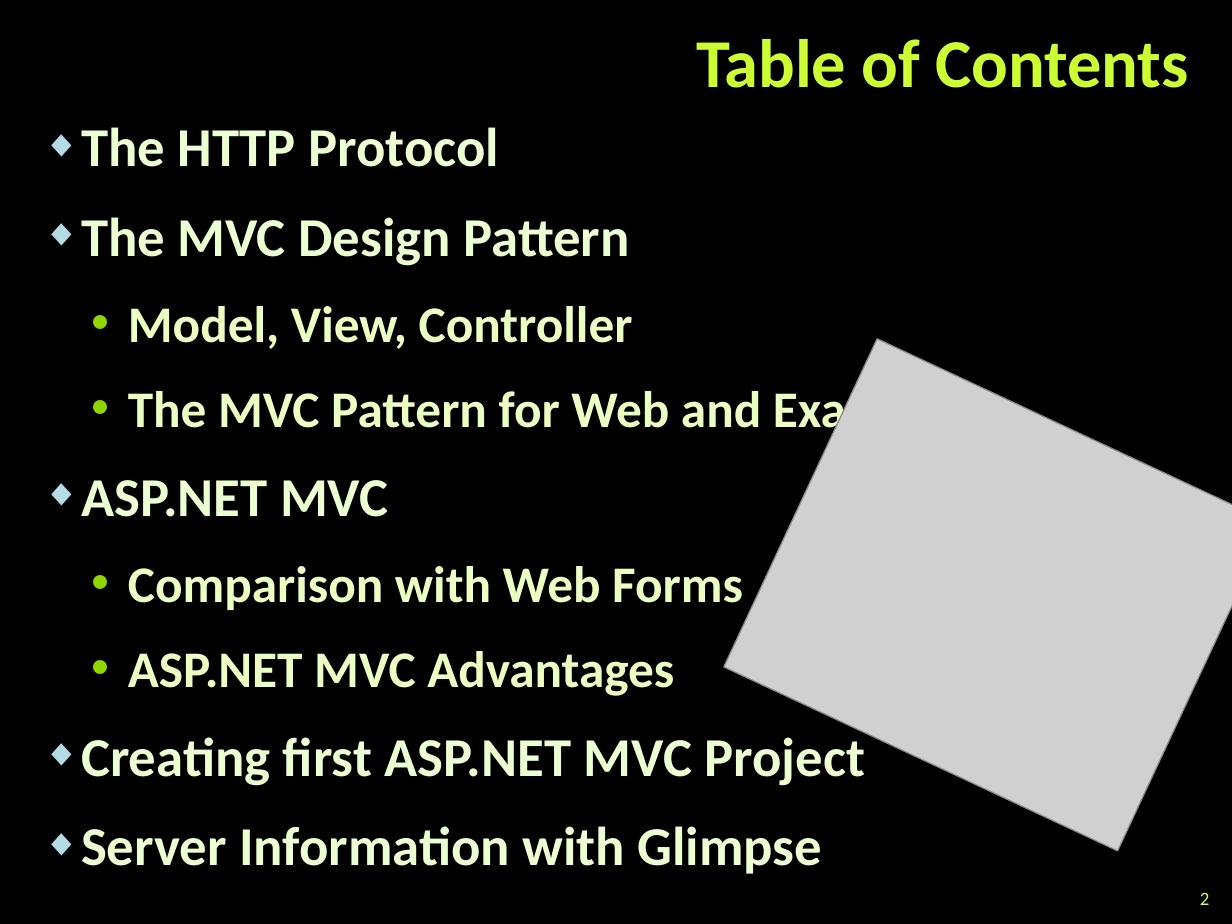
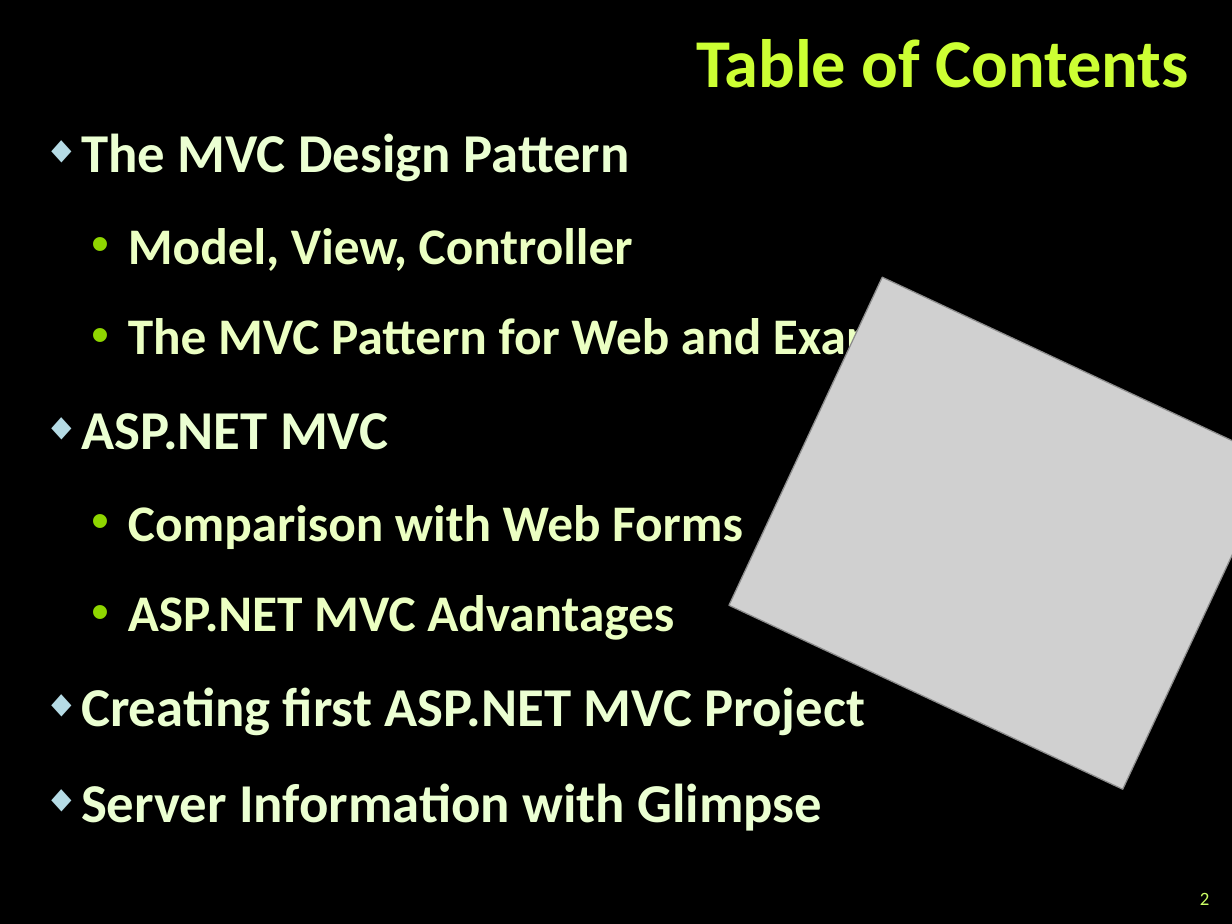
Before and after one commit to TelerikAcademy/ASP.NET-MVC, a slide deck: slide 2 of 01. Introduction-to-ASP.NET-MVC/Introduction to ASP.NET MVC.pptx. Drawn at 1232x924 pixels with LibreOffice and Linux fonts; fonts in the diff are those of the drawing; grey boxes stand for pictures; background and template pictures are left out. Boxes give left, top, right and bottom in pixels: in the first picture for what was removed or moved away, otherwise in the second. Text is boxed around its words. In the diff, an @@ line names an element or a change of style, - is before the commit and + after.

Commit message:
Removed HTTP slides from Introduction to ASP.NET MVC.pptx

```diff
--- a/01. Introduction-to-ASP.NET-MVC/Introduction to ASP.NET MVC.pptx
+++ b/01. Introduction-to-ASP.NET-MVC/Introduction to ASP.NET MVC.pptx
@@ text "The MVC Design Pattern" at (81,133,974,831): line spacing 1.05 to 1.14 @@
@@ text at (81,127,499,167): paragraph removed @@
-◆ The HTTP Protocol
@@ picture: place and size @@
-picture at (724,339,1232,851)
+picture at (729,277,1232,789)
```
Also in this commit, not shown: 3 other slides changed, 7 slides removed.
